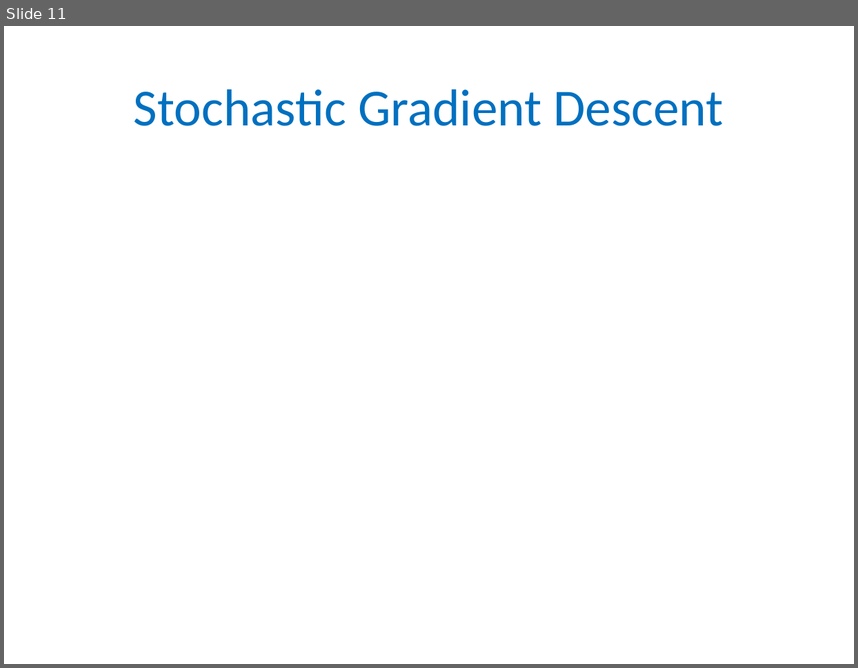
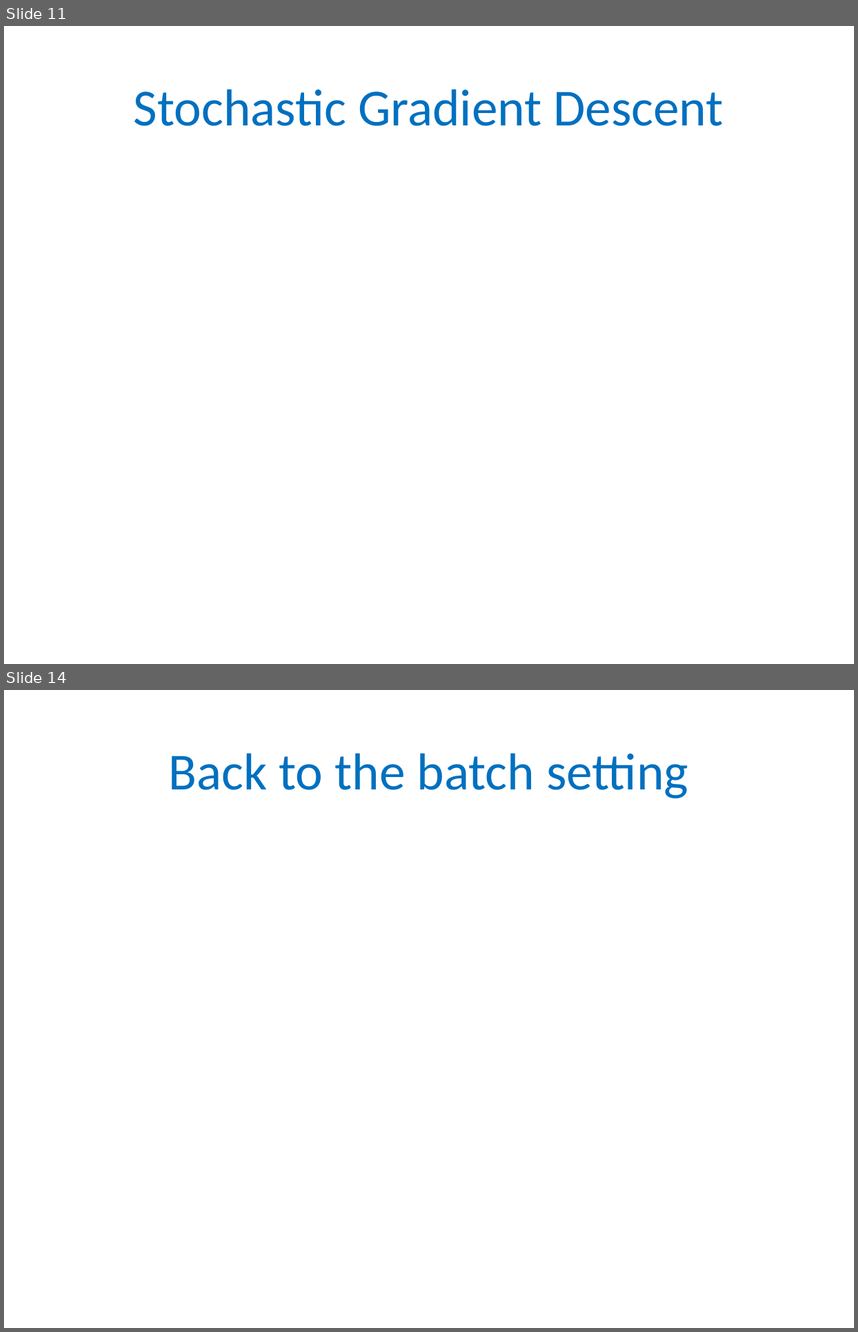
Before and after one commit to gyaroslavtsev/gyaroslavtsev.github.io, a slide deck: b609/lec08.pptx. Shown one above the other, each under a label of ours: slide 11 before the commit, slides 11 and 14 after it; the slides between them are not shown. The pictures are 858x668 and 858x1332 pixels, drawn with LibreOffice and Linux fonts; fonts in the diff are those of the drawing; grey boxes stand for pictures. Boxes give left, top, right and bottom in pixels: in the first picture for what was removed or moved away, otherwise in the second. Text is boxed around its words. In the diff, an @@ line names an element or a change of style, - is before the commit and + after.

```diff
--- a/b609/lec08.pptx
+++ b/b609/lec08.pptx
@@ slide 14 added at [4,690,854,1328], background #FFFFFF @@
@@ title added at [169,753,688,798], 44 pt, text #0070C0 @@
+Back to the batch setting
```
Also in this commit, not shown: 1 slide changed, 6 other slides added, 5 other files.
